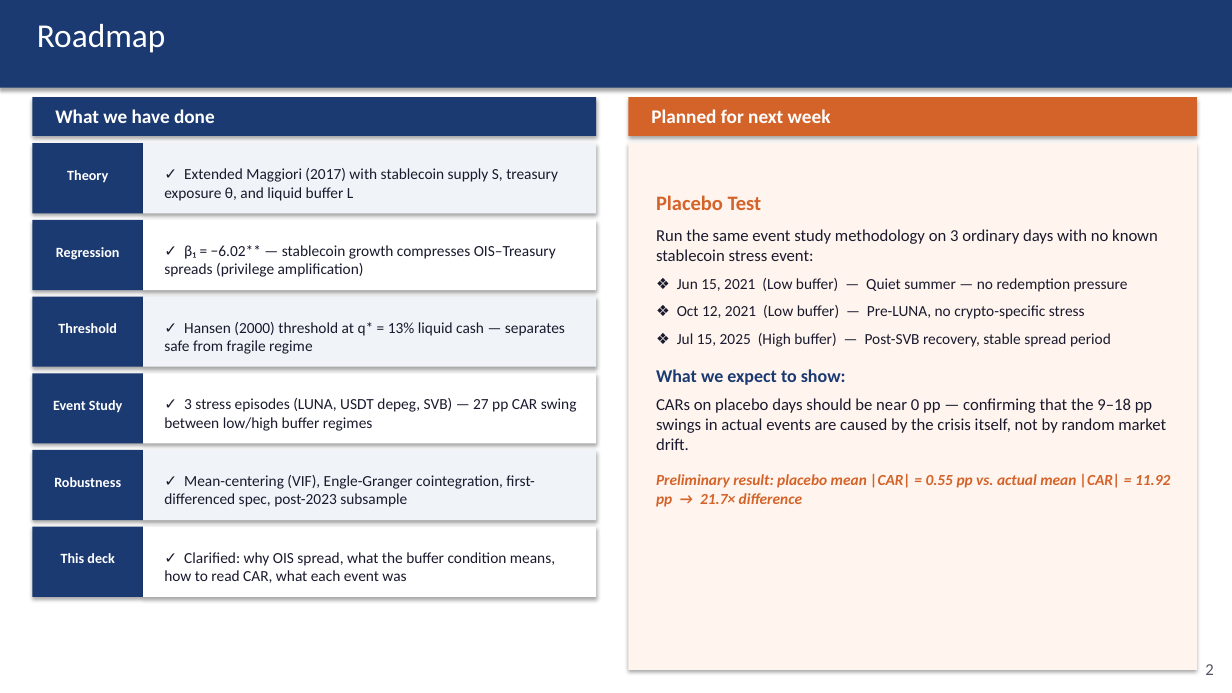
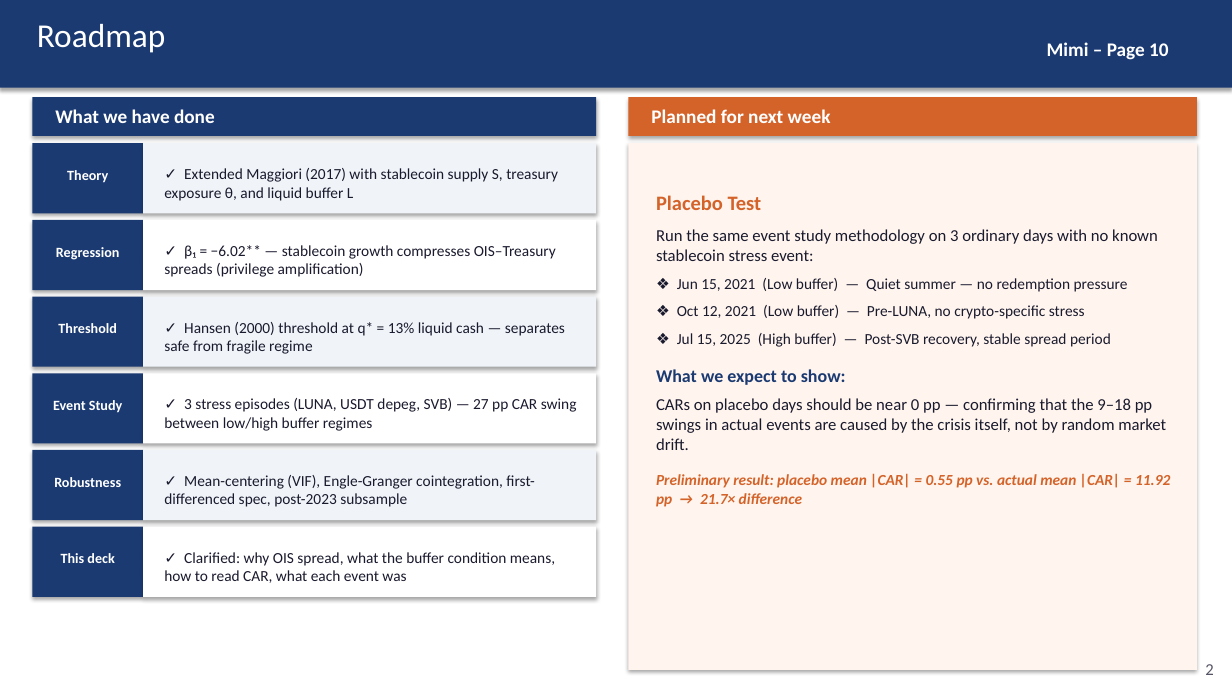
Before and after one commit to kimmireu0921/Stablecoins-and-the-Exorbitant-Privilege, a slide deck: slide 10 of presentations/0526_Stablecoin_Exorbitant_Privilege.pptx (slide 2 before the commit). Drawn at 1232x693 pixels with LibreOffice and Linux fonts; fonts in the diff are those of the drawing. Boxes give left, top, right and bottom in pixels: in the first picture for what was removed or moved away, otherwise in the second. Text is boxed around its words. In the diff, an @@ line names an element or a change of style, - is before the commit and + after.

```diff
--- a/presentations/0526_Stablecoin_Exorbitant_Privilege.pptx
+++ b/presentations/0526_Stablecoin_Exorbitant_Privilege.pptx
@@ text added at <box>1047,42,1168,60</box>, 15 pt, text #FFFFFF, bold @@
+Mimi – Page 10
```
Also in this commit, not shown: 7 other slides changed, 1 slide added.
